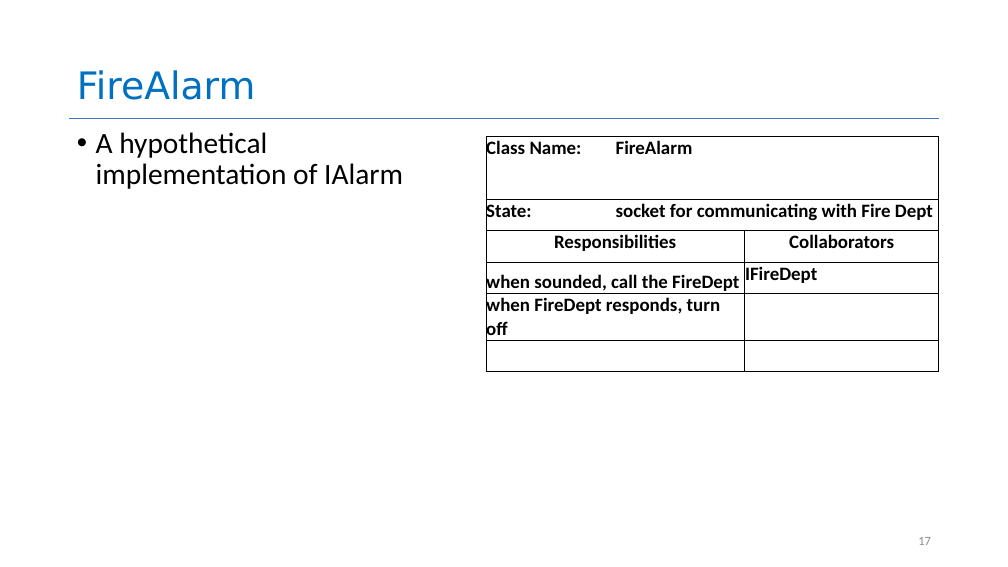
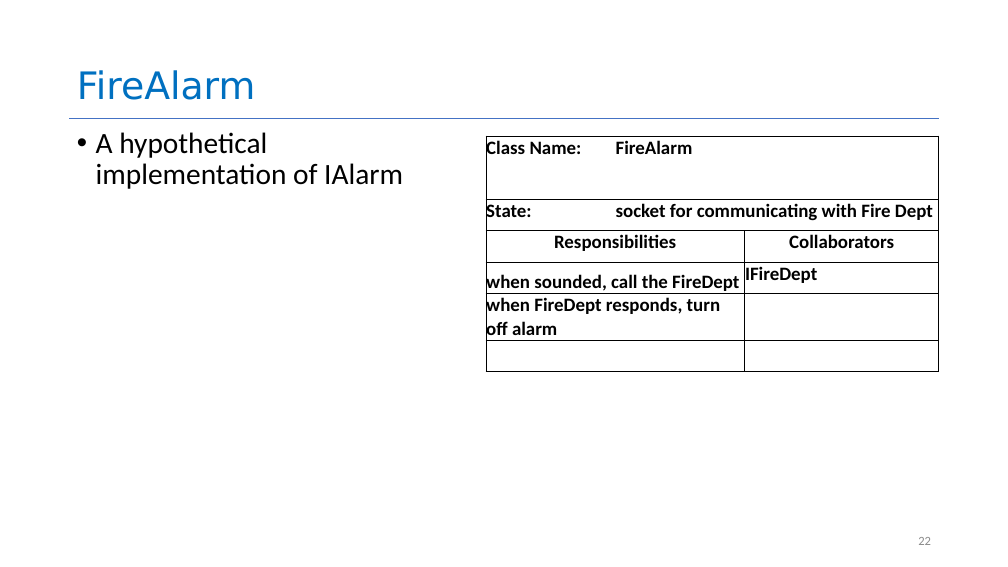
Before and after one commit to neu-se/CS4530-CS5500-Spring-2021, a slide deck: slide 22 of Slides/Lesson 2.1 Documenting Your Design.pptx (slide 17 before the commit). Drawn at 1008x567 pixels with LibreOffice and Linux fonts; fonts in the diff are those of the drawing. Boxes give left, top, right and bottom in pixels: in the first picture for what was removed or moved away, otherwise in the second. Text is boxed around its words. In the diff, an @@ line names an element or a change of style, - is before the commit and + after.

```diff
--- a/Slides/Lesson 2.1 Documenting Your Design.pptx
+++ b/Slides/Lesson 2.1 Documenting Your Design.pptx
@@ table at <box>486,136,939,386</box> @@
-row 5, column 1: when FireDept responds, turn off
+row 5, column 1: when FireDept responds, turn off alarm
@@ page number at <box>918,537,931,545</box>: text changed @@
-17
+22
```
Also in this commit, not shown: 4 other slides changed, 6 slides added, 3 other files.
